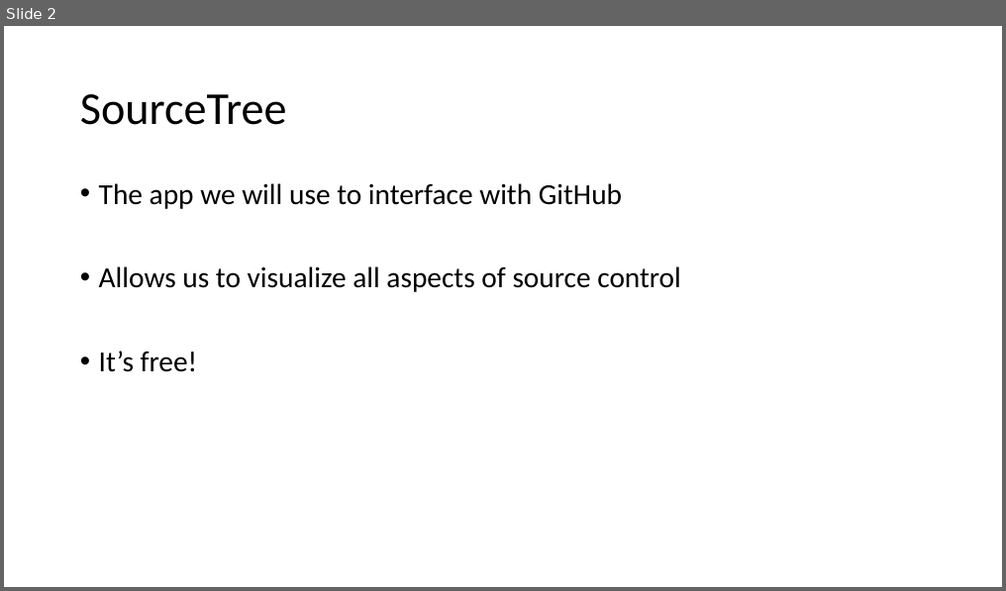
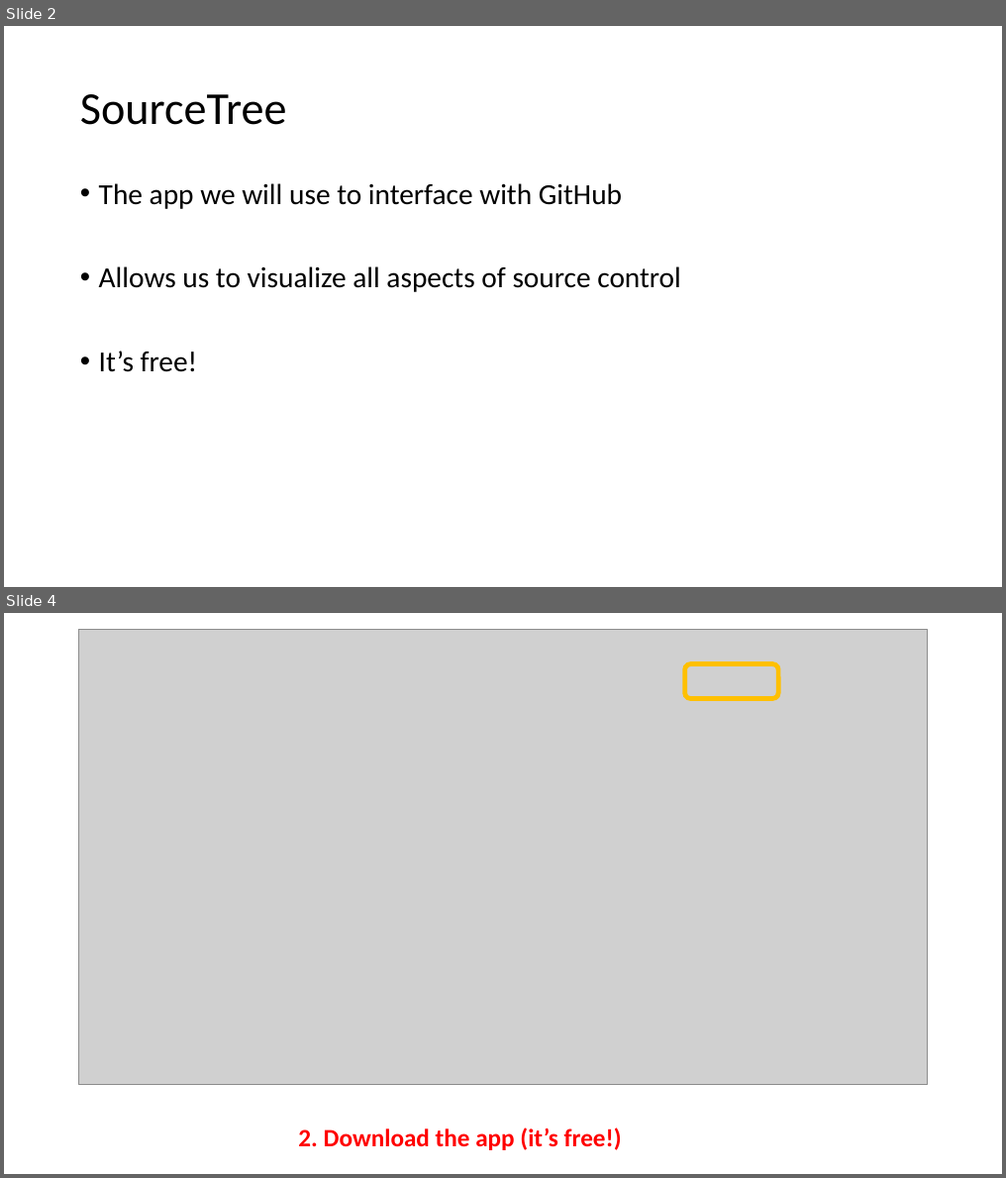
Before and after one commit to gbrunner/programming-for-gis-and-rs, a slide deck: SourceTree Install Instructions.pptx. Shown one above the other, each under a label of ours: slide 2 before the commit, slides 2 and 4 after it; the slides between them are not shown. The pictures are 1006x591 and 1006x1178 pixels, drawn with LibreOffice and Linux fonts; fonts in the diff are those of the drawing; grey boxes stand for pictures. Boxes give left, top, right and bottom in pixels: in the first picture for what was removed or moved away, otherwise in the second. Text is boxed around its words. In the diff, an @@ line names an element or a change of style, - is before the commit and + after.

```diff
--- a/SourceTree Install Instructions.pptx
+++ b/SourceTree Install Instructions.pptx
@@ slide 4 added at (4, 613, 1002, 1174), background #FFFFFF @@
@@ picture added at (78, 630, 927, 1085) @@
@@ rounded rectangle added at (685, 663, 779, 698), outline #FFC000 4.5 pt @@
@@ text added at (298, 1128, 622, 1151), 24 pt, text #FF0000, bold @@
+2. Download the app (it’s free!)
```
Also in this commit, not shown: 1 slide changed, 13 other slides added, 15 slides removed.
